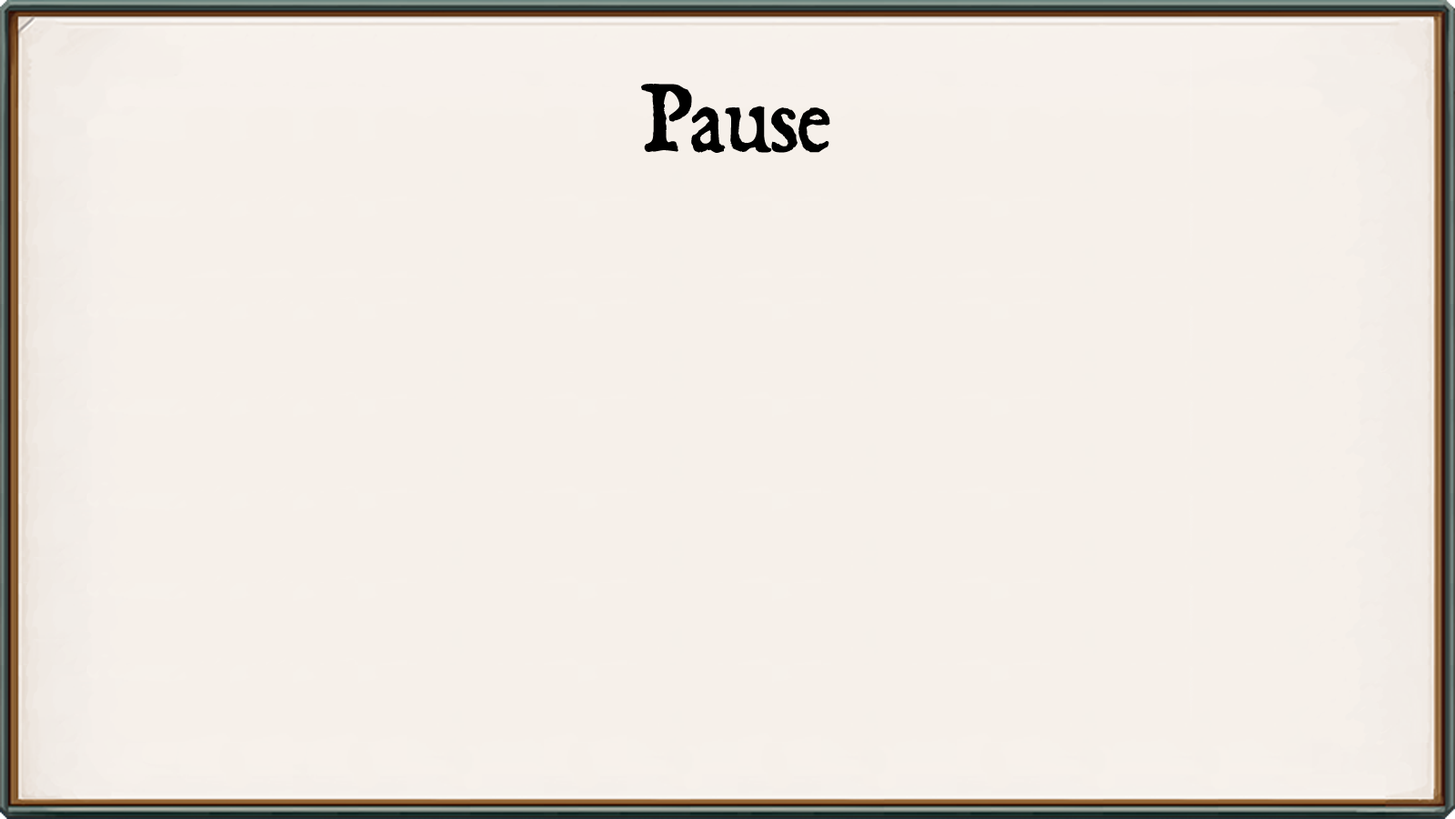
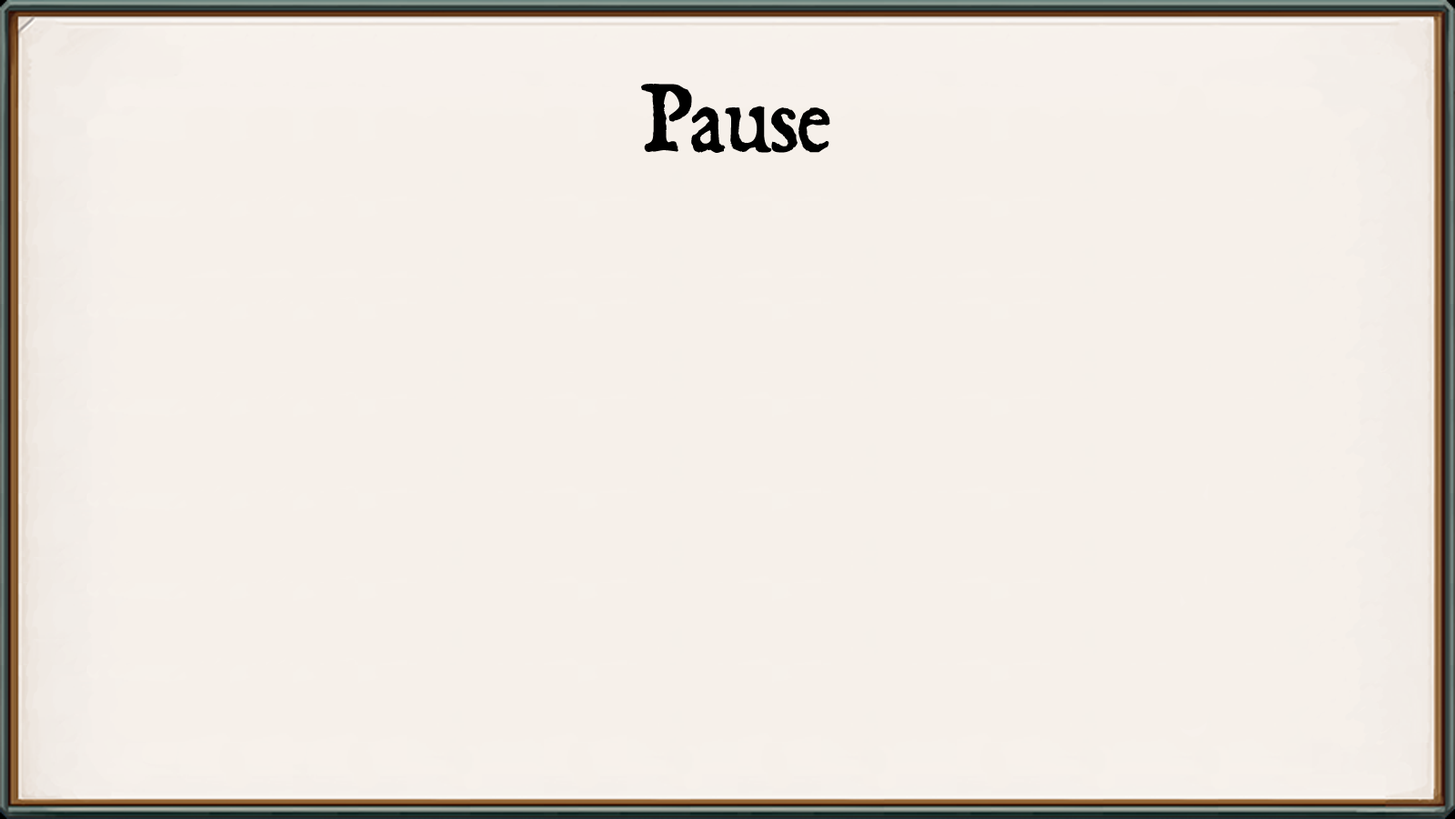
Before/after of a 1455 × 819 layered artwork. What changed in the layer stack:
renamed "Layer 11" to "Layer 12", painted on it over bbox(0, 0, 1455, 819)
painted on "Background" over bbox(0, 0, 1455, 819)
